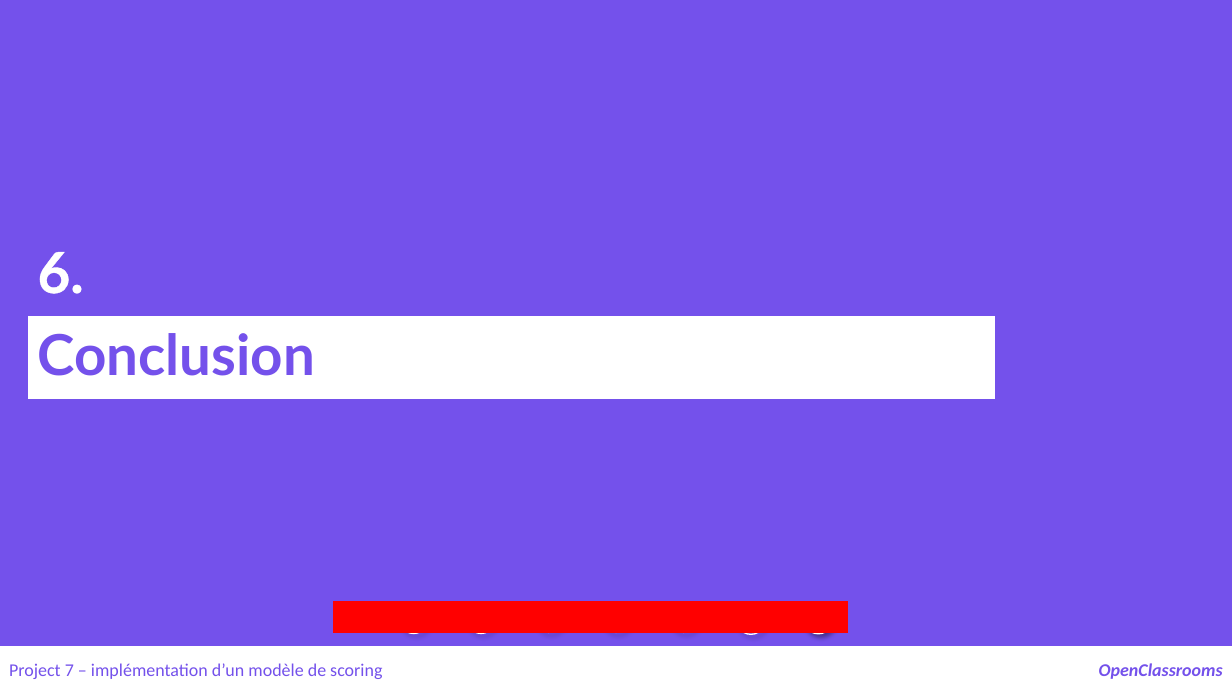
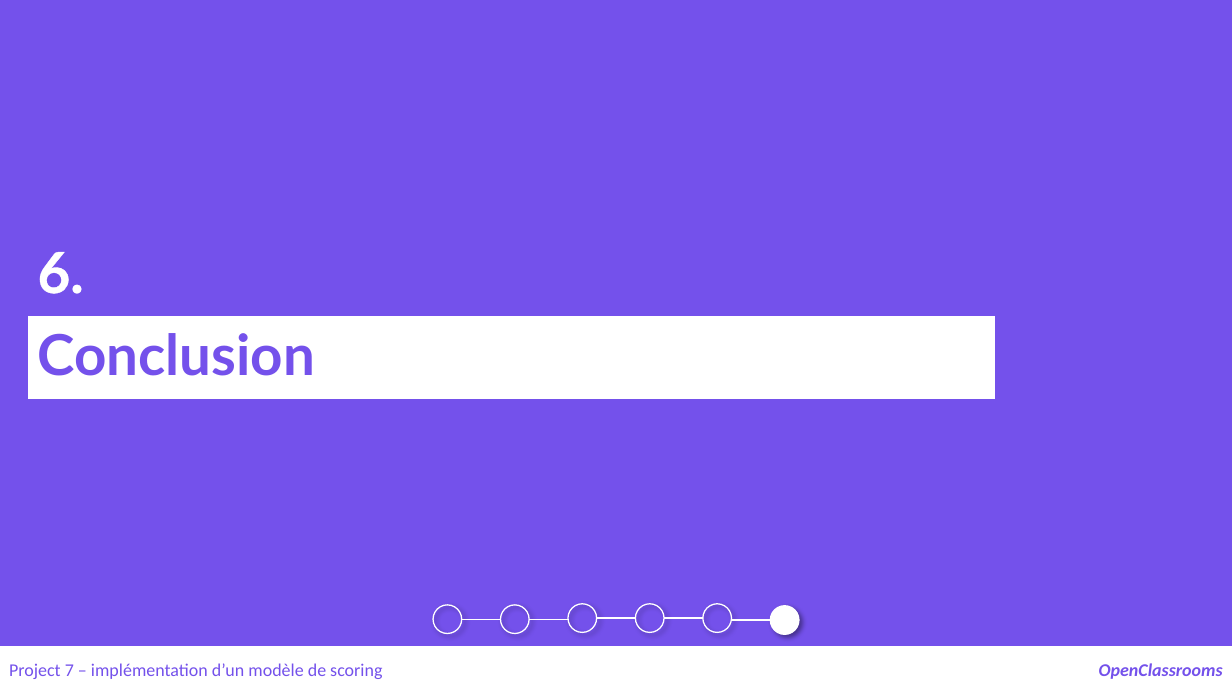
Before and after one commit to samirhinojosa/OC-P7-IMPLEMENT-A-SCORING-MODEL, a slide deck: slide 26 of supports/P7_presentation_final.pptx (slide 25 before the commit). Drawn at 1232x693 pixels with LibreOffice and Linux fonts; fonts in the diff are those of the drawing. Boxes give left, top, right and bottom in pixels: in the first picture for what was removed or moved away, otherwise in the second. Text is boxed around its words. In the diff, an @@ line names an element or a change of style, - is before the commit and + after.

```diff
--- a/supports/P7_presentation_final.pptx
+++ b/supports/P7_presentation_final.pptx
@@ rectangle removed at (334, 602, 848, 633) @@
@@ ellipse removed at (399, 605, 428, 634) @@
@@ group added at (462, 618, 771, 620): 5 lines @@
@@ 6 ellipses: place and size @@
-6 ellipses at (467, 604, 833, 635)
+6 ellipses at (433, 604, 799, 635)
```
Also in this commit, not shown: 13 other slides changed, 1 slide added, 2 other files.
